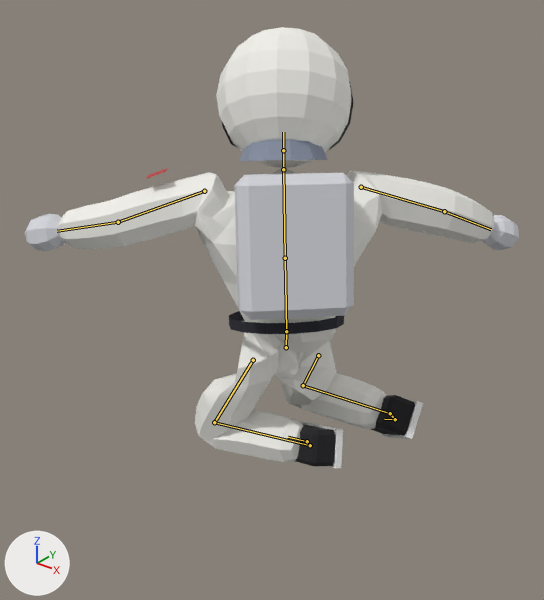
The glTF model public/models/lou-gnar.glb, before and after one commit.
Before and after are seen from a 50 mm lens placed at (1.323, -1.73, 2.301), pointed at (-0.103, 0.053, 1.196). Arrows for +X, +Y and +Z are at lower left; the lights stay in place. The picture after the commit comes second. Both versions are drawn at frame 5 of the action 'fs180'; the numbers are the values there. The bones that change, and the others that lie on the model, are drawn over the model as lines.

The first picture shows 'LouGnar'.
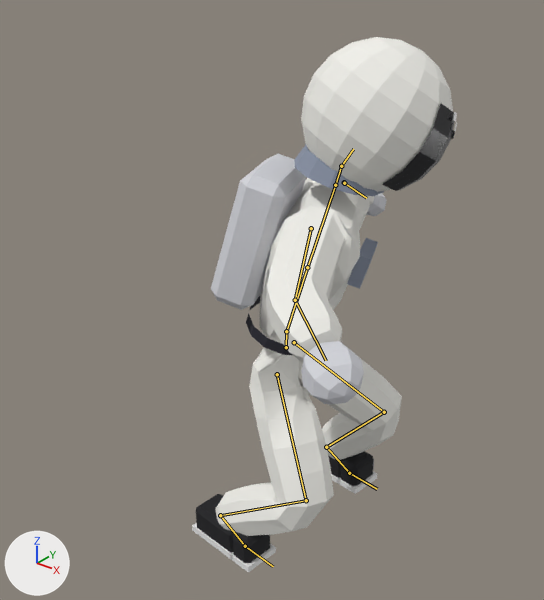
Pixel boxes (x1, y1, x2, y2) of what changed, in the pictures (544 x 600 px):
```json
{"object": "LouGnar", "change": "posed", "before": [25, 27, 519, 468], "after": [192, 37, 457, 572], "on screen": "46% narrower, 21% taller"}
{"bone": "LeftUpLeg", "before": "(253, 360) to (214, 422)", "after": "(294, 342) to (384, 412)"}
{"bone": "LeftLeg", "before": "(214, 422) to (310, 445)", "after": "(384, 412) to (326, 447)"}
{"bone": "LeftFoot", "before": "(310, 445) to (307, 441)", "after": "(326, 447) to (349, 473)"}
{"bone": "RightUpLeg", "before": "(318, 355) to (303, 385)", "after": "(277, 374) to (306, 500)"}
{"bone": "RightLeg", "before": "(303, 385) to (390, 413)", "after": "(306, 500) to (220, 515)"}
{"bone": "RightFoot", "before": "(390, 413) to (395, 419)", "after": "(220, 515) to (245, 546)"}
{"bone": "Spine", "before": "(286, 331) to (285, 258)", "after": "(286, 331) to (307, 267)"}
{"bone": "LeftArm", "before": "(204, 191) to (118, 222)", "after": "(344, 182) to (344, 183)"}
{"bone": "Head", "before": "(283, 150) to (283, 132)", "after": "(341, 166) to (353, 149)"}
{"bone": "RightArm", "before": "(361, 187) to (444, 211)", "after": "(311, 228) to (295, 300)"}
```

Scene script edits in JSON lines:
```json
{"block": "bone_hips", "where": "bone_hips = bpy.data.objects['LouGnarRig'].pose.bones['Hips']"}
{"op": "set", "path": "bone_hips.rotation_quaternion", "old": "(-0.359, 0.0, 0.828, 0.0)", "new": "(0.55, 0.0, 0.828, 0.0)", "note": "degrees (0, -133, 0) -> degrees (0, 113, 0)"}
{"block": "bone_leftupleg", "where": "bone_leftupleg = bpy.data.objects['LouGnarRig'].pose.bones['LeftUpLeg']  # child of 'Hips'"}
{"op": "set", "path": "bone_leftupleg.rotation_quaternion", "old": "(0.345, -0.205, -0.77, 0.103)", "new": "(0.489, -0.241, 0.737, -0.383)", "note": "degrees (31, -140, -41) -> degrees (-105, 33, -118)"}
{"block": "bone_leftleg", "where": "bone_leftleg = bpy.data.objects['LouGnarRig'].pose.bones['LeftLeg']  # child of 'LeftUpLeg'"}
{"op": "set", "path": "bone_leftleg.rotation_quaternion", "old": "(0.352, 0.238, 0.048, -0.666)", "new": "(0.686, -0.123, 0.09, 0.693)", "note": "degrees (12, 34, -121) -> degrees (-3, 18, 90)"}
{"block": "bone_leftfoot", "where": "bone_leftfoot = bpy.data.objects['LouGnarRig'].pose.bones['LeftFoot']  # child of 'LeftLeg'"}
{"op": "set", "path": "bone_leftfoot.rotation_quaternion", "old": "(0.381, -0.172, -0.056, 0.684)", "new": "(0.69, -0.28, -0.062, -0.654)", "note": "degrees (-20, 17, 119) -> degrees (-20, -27, -82)"}
{"block": "bone_rightupleg", "where": "bone_rightupleg = bpy.data.objects['LouGnarRig'].pose.bones['RightUpLeg']  # child of 'Hips'"}
{"op": "set", "path": "bone_rightupleg.rotation_quaternion", "old": "(0.315, -0.121, -0.748, 0.299)", "new": "(0.52, -0.325, 0.782, -0.019)", "note": "degrees (54, -149, -35) -> degrees (39, 126, 66)"}
{"block": "bone_rightleg", "where": "bone_rightleg = bpy.data.objects['LouGnarRig'].pose.bones['RightLeg']  # child of 'RightUpLeg'"}
{"op": "set", "path": "bone_rightleg.rotation_quaternion", "old": "(0.34, 0.019, -0.044, -0.713)", "new": "(0.697, 0.096, -0.095, 0.686)", "note": "degrees (7, 0, -129) -> degrees (0, -16, 89)"}
{"block": "bone_rightfoot", "where": "bone_rightfoot = bpy.data.objects['LouGnarRig'].pose.bones['RightFoot']  # child of 'RightLeg'"}
{"op": "set", "path": "bone_rightfoot.rotation_quaternion", "old": "(0.422, -0.17, 0.025, 0.661)", "new": "(0.649, -0.282, 0.093, -0.691)", "note": "degrees (-11, 22, 113) -> degrees (-31, -16, -89)"}
{"block": "bone_spine", "where": "bone_spine = bpy.data.objects['LouGnarRig'].pose.bones['Spine']  # child of 'Hips'"}
{"op": "set", "path": "bone_spine.rotation_quaternion", "old": "(0.99, 0.136, -0.001, 0.01)", "new": "(0.99, 0.136, 0.003, -0.02)", "note": "degrees (16, 0, 1) -> degrees (16, 1, -2)"}
{"block": "bone_leftarm", "where": "bone_leftarm = bpy.data.objects['LouGnarRig'].pose.bones['LeftArm']  # child of 'Spine1'"}
{"op": "set", "path": "bone_leftarm.rotation_quaternion", "old": "(0.793, -0.142, -0.099, -0.56)", "new": "(0.799, 0.107, 0.078, -0.586)", "note": "degrees (-7, -19, -69) -> degrees (5, 14, -72)"}
{"block": "bone_head", "where": "bone_head = bpy.data.objects['LouGnarRig'].pose.bones['Head']  # child of 'Neck'"}
{"op": "set", "path": "bone_head.rotation_quaternion", "old": "(0.952, 0.152, -0.124, 0.019)", "new": "(0.952, 0.152, 0.261, -0.042)", "note": "degrees (18, -15, 0) -> degrees (18, 31, 0)"}
{"block": "bone_rightarm", "where": "bone_rightarm = bpy.data.objects['LouGnarRig'].pose.bones['RightArm']  # child of 'Spine1'"}
{"op": "set", "path": "bone_rightarm.rotation_quaternion", "old": "(-0.793, -0.034, 0.026, -0.585)", "new": "(-0.787, 0.214, -0.152, -0.559)", "note": "degrees (1, -5, 73) -> degrees (-11, 29, 68)"}
```
